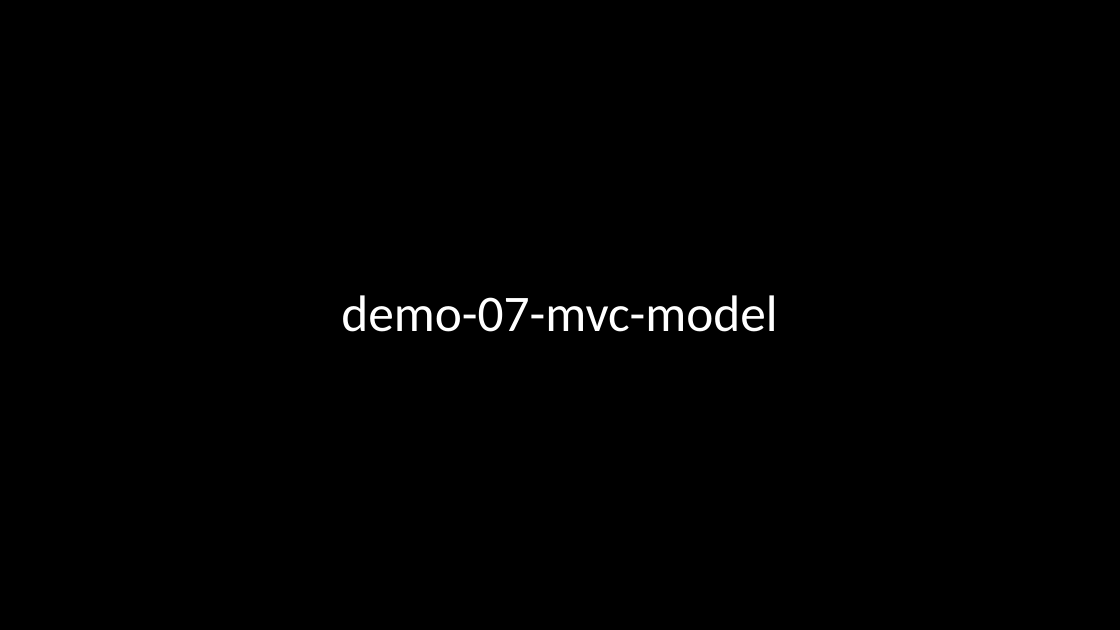
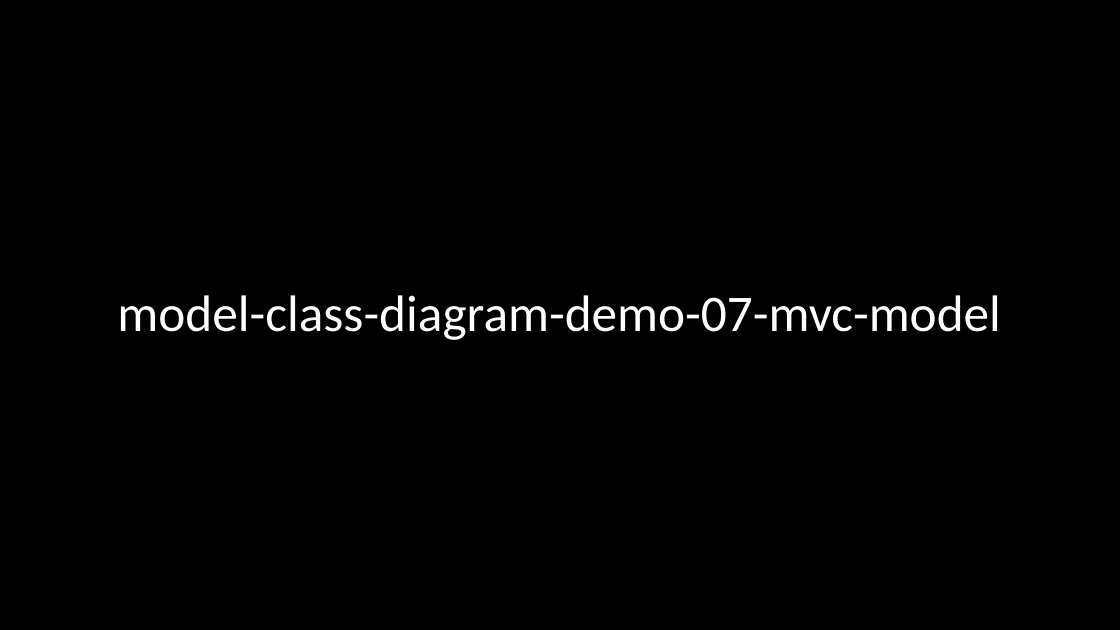
Before and after one commit to scott-fleming/wapp, a slide deck: slide 1 of docs/model-class-diagram.pptx. Drawn at 1120x630 pixels with LibreOffice and Linux fonts; fonts in the diff are those of the drawing. Boxes give left, top, right and bottom in pixels: in the first picture for what was removed or moved away, otherwise in the second. Text is boxed around its words. In the diff, an @@ line names an element or a change of style, - is before the commit and + after.

Commit message:
Added model class and wireframe diagrams for Demo 13

```diff
--- a/docs/model-class-diagram.pptx
+++ b/docs/model-class-diagram.pptx
@@ title at bbox=[117, 295, 1001, 340]: text changed @@
-demo-07-mvc-model
+model-class-diagram-demo-07-mvc-model
```
Also in this commit, not shown: 1 other slide changed, 2 slides added, 3 other files.
